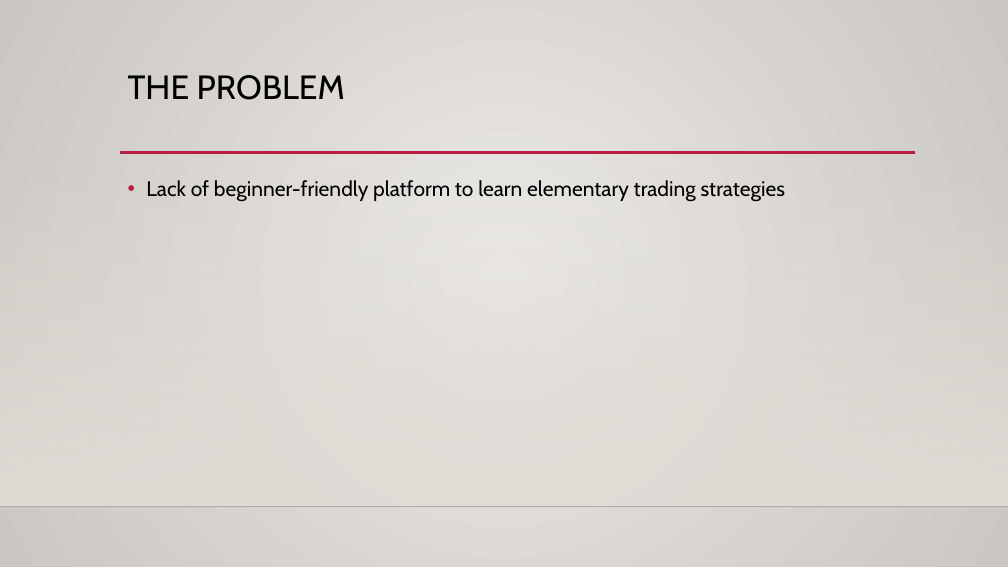
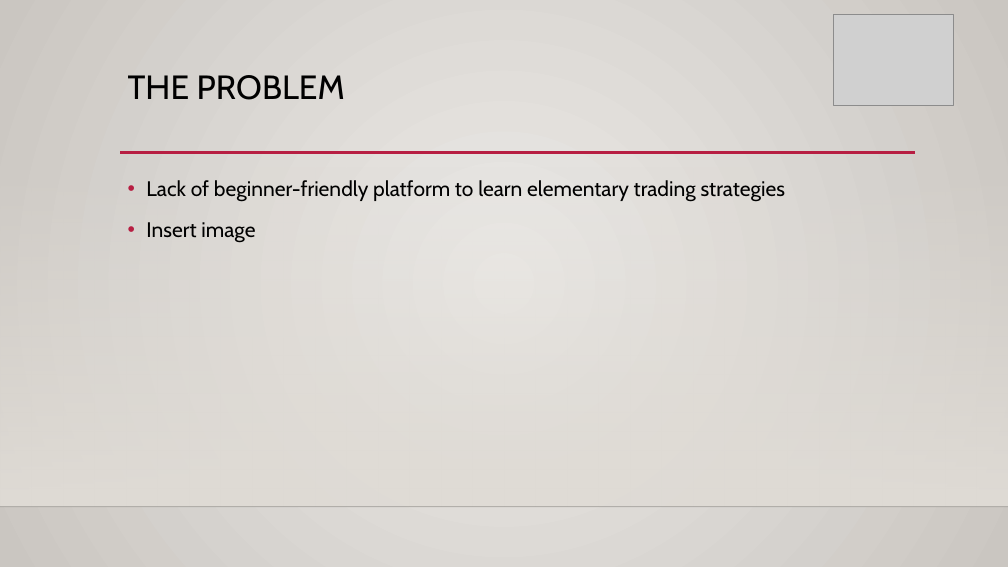
Before and after one commit to michaellimair/finnovation-user, a slide deck: slide 3 of misc/Presentation.pptx. Drawn at 1008x567 pixels with LibreOffice and Linux fonts; fonts in the diff are those of the drawing; grey boxes stand for pictures; background and template pictures are left out. Boxes give left, top, right and bottom in pixels: in the first picture for what was removed or moved away, otherwise in the second. Text is boxed around its words. In the diff, an @@ line names an element or a change of style, - is before the commit and + after.

```diff
--- a/misc/Presentation.pptx
+++ b/misc/Presentation.pptx
@@ picture added at (x1=833, y1=14, x2=954, y2=105) @@
@@ text at (x1=146, y1=222, x2=255, y2=243): paragraph added @@
+• Insert image
```
Also in this commit, not shown: 6 other slides changed, 1 slide added, 1 slide removed.
